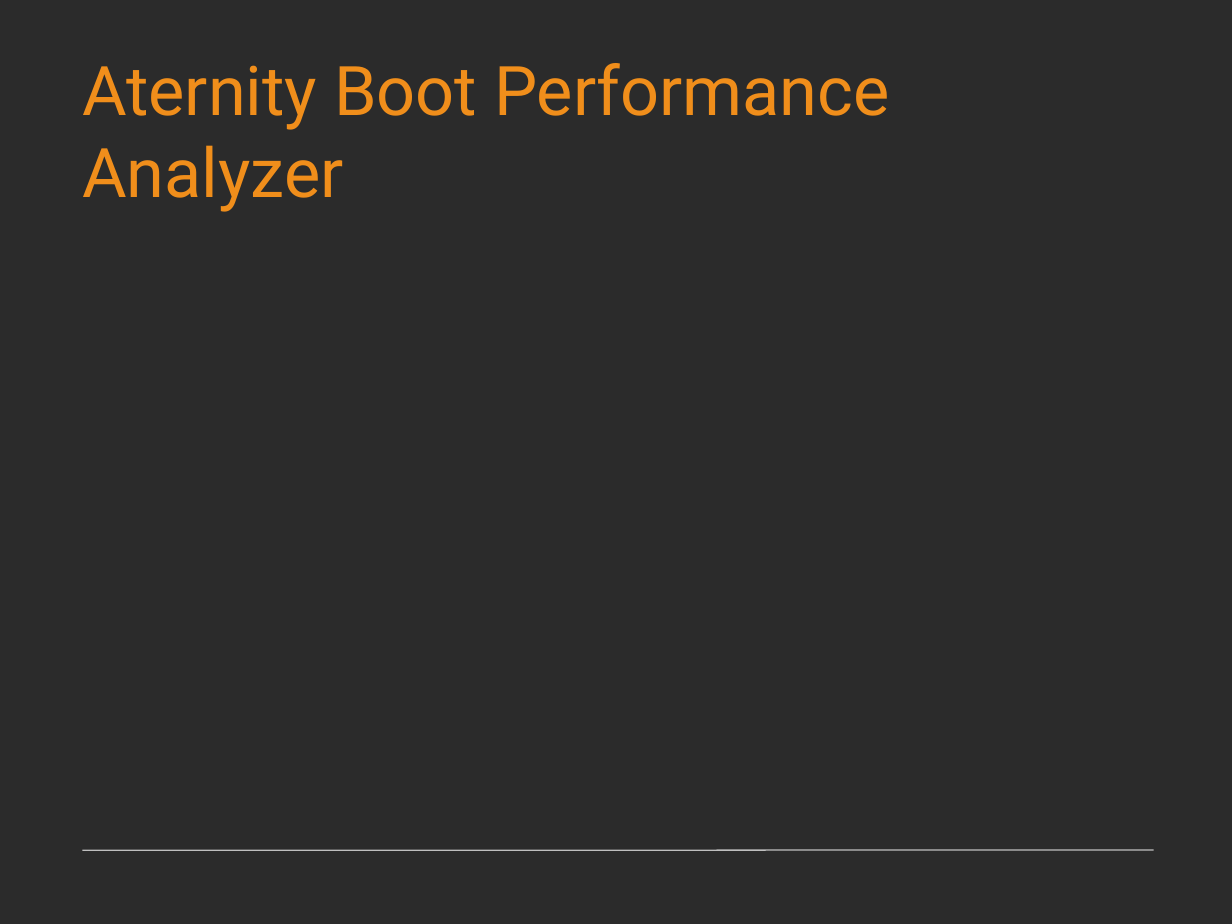
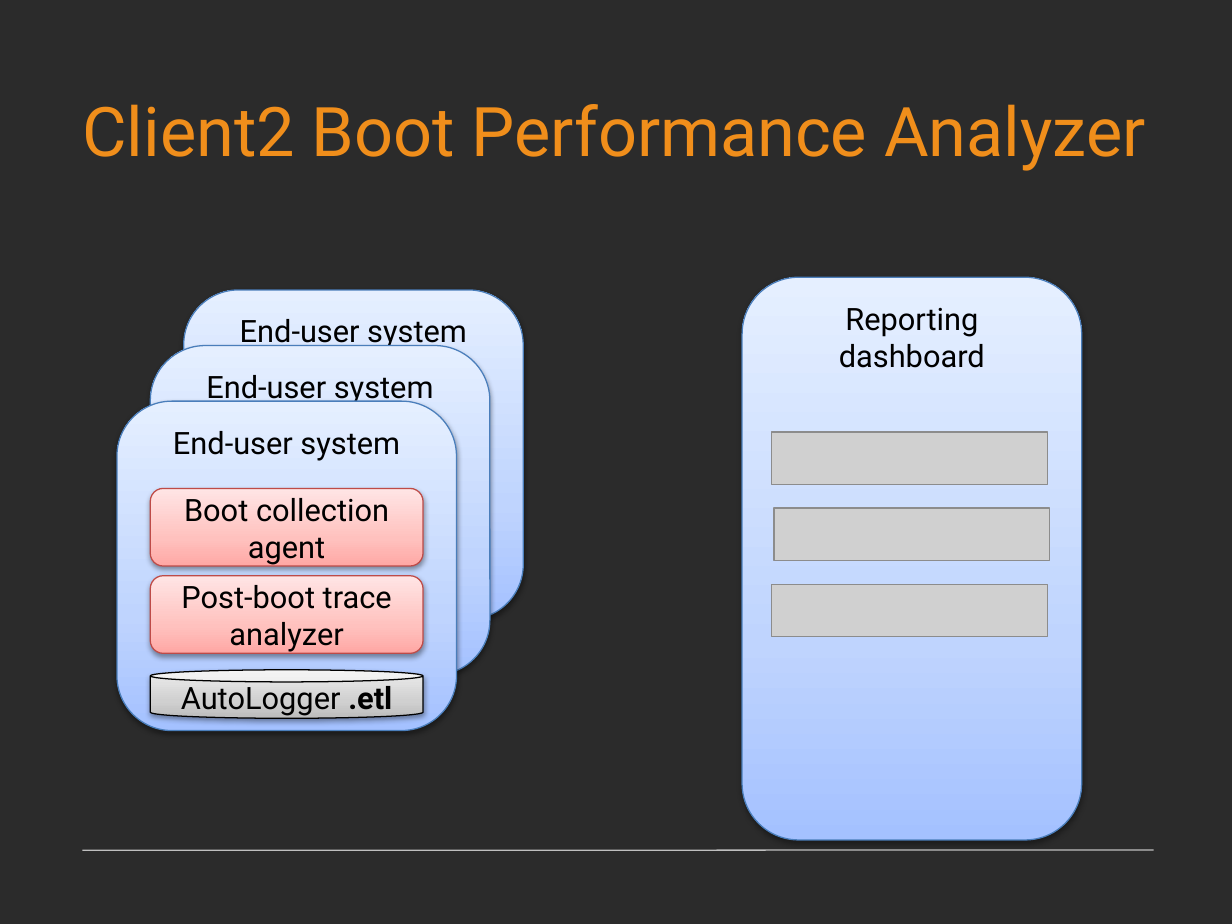
Before and after one commit to goldshtn/production-diagnostics-day, a slide deck: slide 50 of Production_Monitoring_Diagnostics.pptx. Drawn at 1232x924 pixels with LibreOffice and Linux fonts; fonts in the diff are those of the drawing; grey boxes stand for pictures; background and template pictures are left out; a plain dark background stands for a picture behind light text. Boxes give left, top, right and bottom in pixels: in the first picture for what was removed or moved away, otherwise in the second. Text is boxed around its words. In the diff, an @@ line names an element or a change of style, - is before the commit and + after.

```diff
--- a/Production_Monitoring_Diagnostics.pptx
+++ b/Production_Monitoring_Diagnostics.pptx
@@ title at [82,104,1145,171]: text changed @@
-Aternity Boot Performance Analyzer
+Client2 Boot Performance Analyzer
@@ rounded rectangle added at [184,290,524,618], fill gradient #A4C4FF to #BFD4FF to #E6EEFF, outline #4B7EBC 0.75 pt, 18 pt, text #000000 @@
+End-user system
@@ rounded rectangle added at [742,277,1082,840], fill gradient #A4C4FF to #BFD4FF to #E6EEFF, outline #4B7EBC 0.75 pt, 18 pt, text #000000 @@
+Reporting dashboard
@@ rounded rectangle added at [150,346,490,675], fill gradient #A4C4FF to #BFD4FF to #E6EEFF, outline #4B7EBC 0.75 pt, 18 pt, text #000000 @@
+End-user system
@@ rounded rectangle added at [117,402,457,731], fill gradient #A4C4FF to #BFD4FF to #E6EEFF, outline #4B7EBC 0.75 pt, 18 pt, text #000000 @@
+End-user system
@@ picture added at [771,432,1047,485] @@
@@ rounded rectangle added at [150,489,423,567], fill gradient #FFA6A5 to #FFC0BF to #FFE7E7, outline #BF4C48 0.75 pt, 18 pt, text #000000 @@
+Boot collection agent
@@ picture added at [774,508,1050,561] @@
@@ rounded rectangle added at [150,575,423,653], fill gradient #FFA6A5 to #FFC0BF to #FFE7E7, outline #BF4C48 0.75 pt, 18 pt, text #000000 @@
+Post-boot trace analyzer
@@ picture added at [771,584,1047,637] @@
@@ cylinder added at [150,670,423,718], fill gradient #BDBDBD to #D1D1D1 to #EEEEEE, outline #000000 0.75 pt, 18 pt, text #000000 @@
+AutoLogger .etl
```
Also in this commit, not shown: 3 other slides changed.
